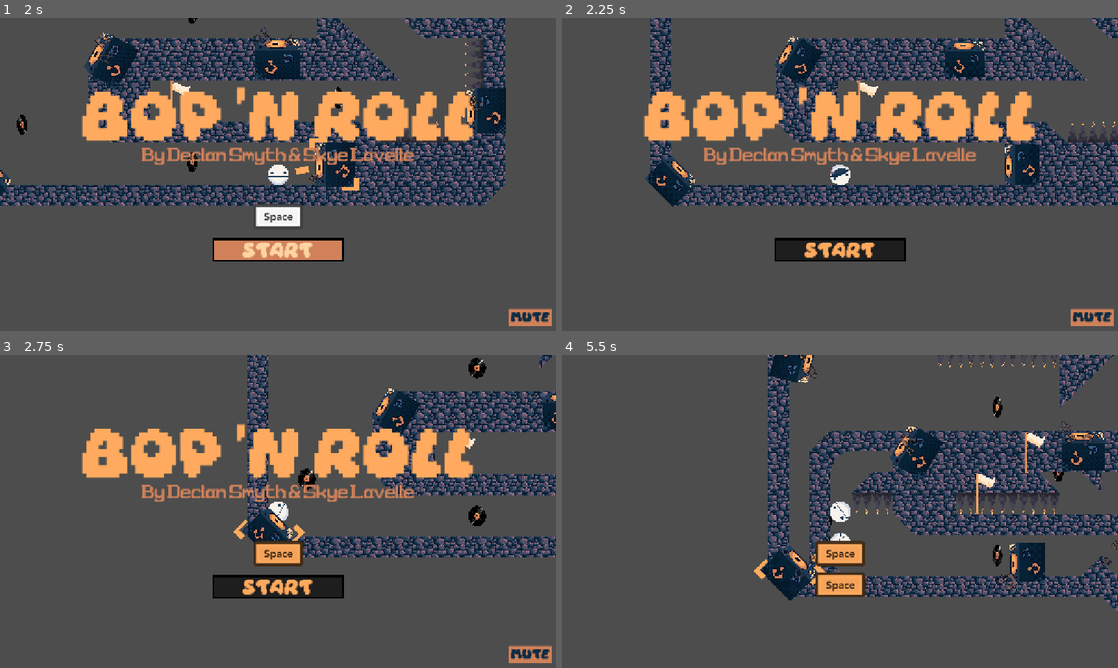
Above: before the commit, frames 1-4 (two rows, left to right).
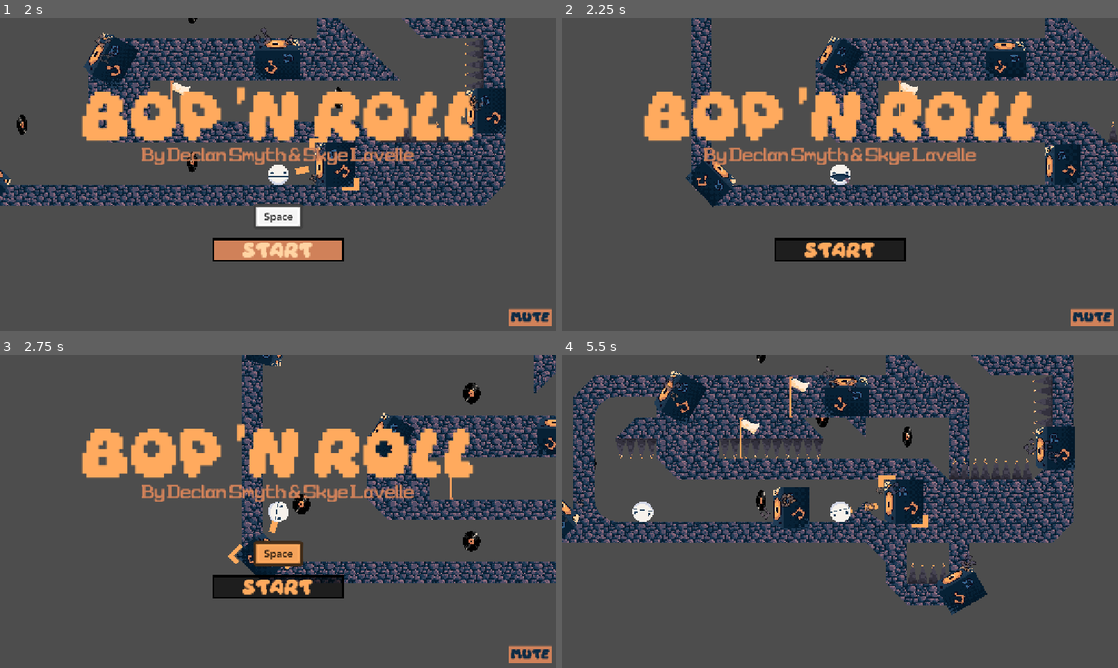
Above: after the commit, the same moments.

Repository: Smijj/GameJam-Sound
Game: Godot game, scene res://LMS/Scenes/Levels/Level_01.tscn
Same seed, same stepped clock (60 frames per second), same inputs: the game is played once before the commit and once after it. This scene is started directly instead of the project's main scene. Sound files missing from this copy of the repository are replaced by a short silence.
Inputs:
- Up to frame 1 (2 s): click "Start" at 0.5 s; click "Start" at 1.25 s
- Up to frame 2 (2.25 s): hold D (Move_Right) from 2.03 s (still down); hold Space (Interact) from 2.03 s (still down)
- Up to frame 3 (2.75 s): keep holding D (Move_Right); keep holding Space (Interact)
- Up to frame 4 (5.5 s): release Space (Interact) at 2.78 s; tap Space (Interact) at 2.85, 4.35 s; release D (Move_Right) at 3.53 s; hold Space (Interact) 3.53-4.28 s; hold A (Move_Left) from 3.53 s (still down); hold Space (Interact) from 5.03 s (still down)

Frame 1 is identical in both runs. In frame 2, 18% of the frame differs, in the area x 14-100%, y 0-61%; in frame 3, 19%; in frame 4, 46%, in the area x 0-100%, y 0-84%.
Error in both runs: Invalid access to property or key 'Collectables' on a base object of type 'Nil'. (res://LMS/Scripts/Collectable.gd:8)

Commit message:
+ Setup janky ass save system + Moved some of the music tweens into the AudioHandler

Diff:
--- a/Gd.gameJam-sound/LMS/Prefabs/Player.tscn
+++ b/Gd.gameJam-sound/LMS/Prefabs/Player.tscn
@@ -40,7 +40,7 @@
 max_contacts_reported = 2
 angular_damp = 2.0
 script = ExtResource("1_vvo2y")
-_TorqueImpluse = 1500.0
+_TorqueImpluse = 500.0
 _Torque = 3000.0
 _AirVelocity = 100.0
 _SFXHitList = Array[AudioStream]([ExtResource("2_csvf6"), ExtResource("3_218nu"), ExtResource("4_4lqkl"), ExtResource(" …(257 unchanged characters)…
--- a/Gd.gameJam-sound/LMS/Scripts/Managers/AudioHandler.gd
+++ b/Gd.gameJam-sound/LMS/Scripts/Managers/AudioHandler.gd
@@ -146,3 +146,10 @@
 func TrackFinished() -> void:
 	_CurrentTrack = null
 	CurrentTrackFinished.emit()
+
+var _MusicFadeTween: Tween = null
+func FadeMusicToVolume(volume:float, time:float) -> void:
+	if !_MusicAudioPlayer: return
+	if _MusicFadeTween: _MusicFadeTween.kill()
+	_MusicFadeTween = create_tween()
+	_MusicFadeTween.tween_property(_MusicAudioPlayer, "volume_db", volume, 0.5).set_ease(Tween.EASE_OUT)
--- a/Gd.gameJam-sound/LMS/Scripts/PlayerCtrl.gd
+++ b/Gd.gameJam-sound/LMS/Scripts/PlayerCtrl.gd
@@ -121,13 +121,8 @@
 
 	return closestDistance
 
-var _MusicFadeTween: Tween = null
 func _FadeMusicToNonDiegetic() -> void:
-	if !AudioHandler._MusicAudioPlayer: return
-	if _MusicFadeTween: _MusicFadeTween.kill()
-	_MusicFadeTween = create_tween()
-	_MusicFadeTween.set_pause_mode(Tween.TWEEN_PAUSE_PROCESS)
-	_MusicFadeTween.tween_property(AudioHandler._MusicAudioPlayer, "volume_db", -5, 0.5).set_ease(Tween.EASE_OUT)
+	AudioHandler.FadeMusicToVolume(0, 0.5)
 
 var _MusicQuietTween: Tween = null
 func _HandleLevelCompleteMusicVolume() -> void:
--- a/Gd.gameJam-sound/LMS/Scripts/SpeakerCtrl.gd
+++ b/Gd.gameJam-sound/LMS/Scripts/SpeakerCtrl.gd
@@ -111,8 +111,8 @@
 		_LineIndicator.visible = false
 
 func _GetScreenUV() -> Vector2:
-
-	var screenCoords:Vector2 = get_viewport_transform() * global_position - Vector2(60, 90)
+	var viewportSize: Vector2 = get_viewport_rect().size
+	var screenCoords:Vector2 = get_viewport_transform() * global_position + Vector2(viewportSize.x*0.075, -viewportSize.y*0.075)
 	var normalizedScreenCoords:Vector2 = (screenCoords/get_viewport().get_visible_rect().size)
 
 	#var ratio: float = get_viewport().get_visible_rect().size.x / get_viewport().get_visible_rect().size.y
--- a/Gd.gameJam-sound/default_bus_layout.tres
+++ b/Gd.gameJam-sound/default_bus_layout.tres
@@ -5,17 +5,17 @@
 bus/1/solo = false
 bus/1/mute = false
 bus/1/bypass_fx = false
-bus/1/volume_db = 0.0
+bus/1/volume_db = -5.04224
 bus/1/send = &"Master"
 bus/2/name = &"SFX"
 bus/2/solo = false
 bus/2/mute = false
 bus/2/bypass_fx = false
-bus/2/volume_db = 0.0
+bus/2/volume_db = -5.32994
 bus/2/send = &"Master"
 bus/3/name = &"Ambient"
 bus/3/solo = false
 bus/3/mute = false
 bus/3/bypass_fx = false
-bus/3/volume_db = 0.0
+bus/3/volume_db = 0.0672607
 bus/3/send = &"Master"
--- a/Gd.gameJam-sound/project.godot
+++ b/Gd.gameJam-sound/project.godot
@@ -11,7 +11,7 @@
 [application]
 
 config/name="Bop 'n Roll"
-config/version="0.0"
+config/version="0.1"
 run/main_scene="uid://blpmrdubuxgy7"
 config/features=PackedStringArray("4.4", "GL Compatibility")
 boot_splash/bg_color=Color(0.0509804, 0.168627, 0.270588, 1)
Not shown, changed: Gd.gameJam-sound/Addons/levelmanager/LevelsResource.tres
Not shown, changed: Gd.gameJam-sound/Addons/levelmanager/Scripts/LevelManager.gd
Not shown, changed: Gd.gameJam-sound/Addons/levelmanager/Scripts/LevelSelectMenu.gd
Not shown, changed: Gd.gameJam-sound/export_presets.cfg
